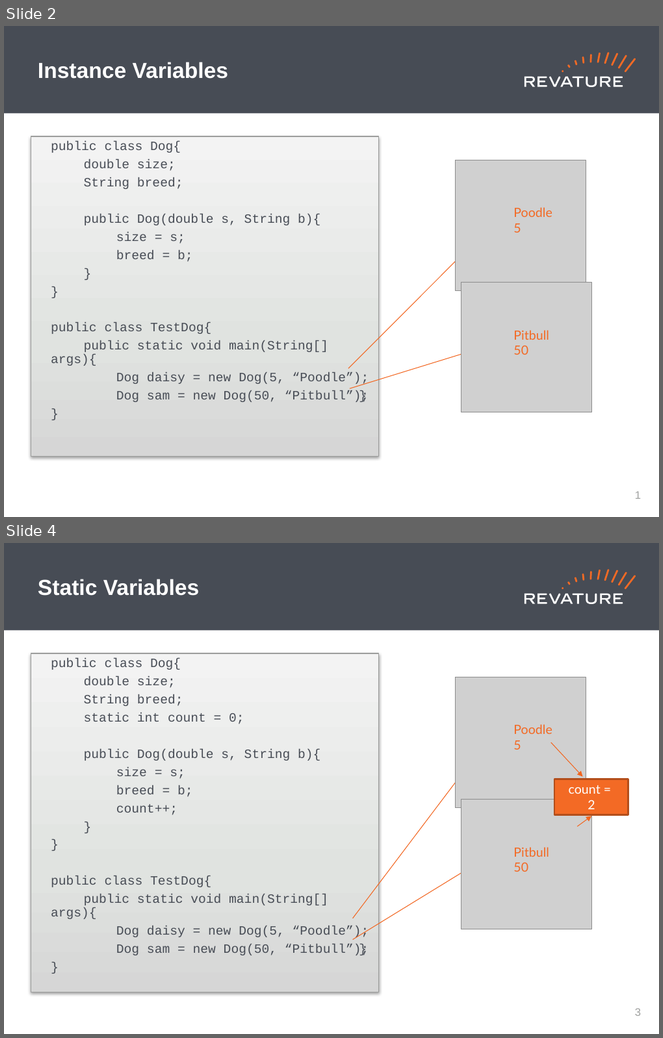
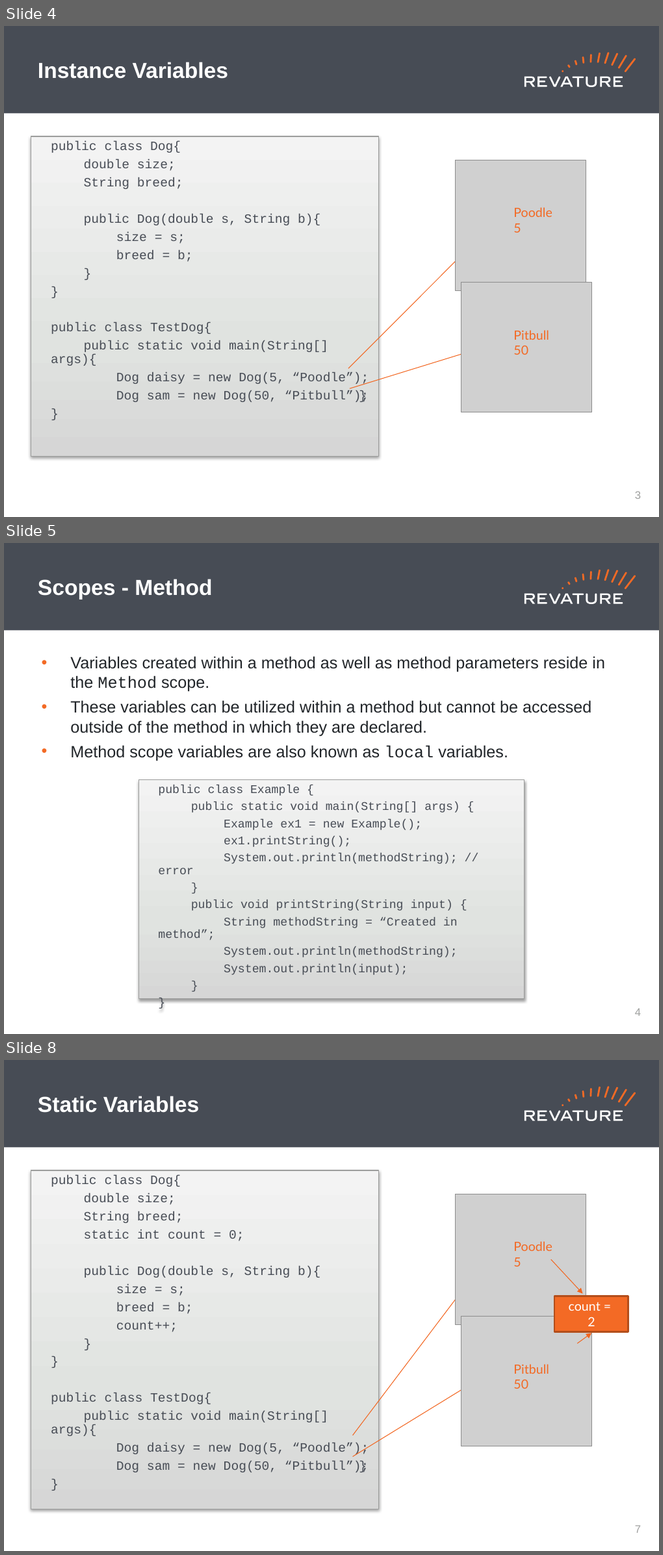
Before and after one commit to jhigherevature/8302021_RAP, a slide deck: powerpoints/Day_8.pptx. Shown one above the other, each under a label of ours: slides 2 and 4 before the commit, slides 4, 5 and 8 after it; the slides between them are not shown. The pictures are 663x1038 and 663x1555 pixels, drawn with LibreOffice and Linux fonts; fonts in the diff are those of the drawing; grey boxes stand for pictures. Boxes give left, top, right and bottom in pixels: in the first picture for what was removed or moved away, otherwise in the second. Text is boxed around its words. In the diff, an @@ line names an element or a change of style, - is before the commit and + after.

```diff
--- a/powerpoints/Day_8.pptx
+++ b/powerpoints/Day_8.pptx
@@ slide 5 added at (4,543,659,1034), background #FFFFFF; not listed: 19 template elements that a slide beside it also shows @@
@@ title added at (38,579,212,600), 24 pt, text #FFFFFF, bold @@
+Scopes - Method
@@ text added at (70,656,605,761), 18 pt, text #212529 @@
+• Variables created within a method as well as method parameters reside in the Method scope.
+• These variables can be utilized within a method but cannot be accessed outside of the method in which they are declared.
+• Method scope variables are also known as local variables.
@@ rectangle added at (139,780,525,999), fill gradient #D6D7D6 to #E2E2E2 to #F4F4F4, outline #9C9D9C 0.75 pt, 12.9 pt, text #474C55 @@
+  public class Example {
+  public static void main(String[] args) {
+  Example ex1 = new Example();
+  ex1.printString();
+  System.out.println(methodString); // error
+  }
+  public void printString(String input) {
+  String methodString = “Created in method”;
+  System.out.println(methodString);
+  System.out.println(input);
+  }
+  }
@@ page number added at (635,1008,641,1016), 12 pt, text #A0A1A0 @@
+4
@@ what was slide 2 is now slide 4 @@
@@ page number at (635,491,641,499): text changed @@
-1
+3
@@ what was slide 4 is now slide 8 @@
@@ page number at (635,1525,641,1533): text changed @@
-3
+7
```
Also in this commit, not shown: 4 slides changed, 4 other slides added, 4 other files.
